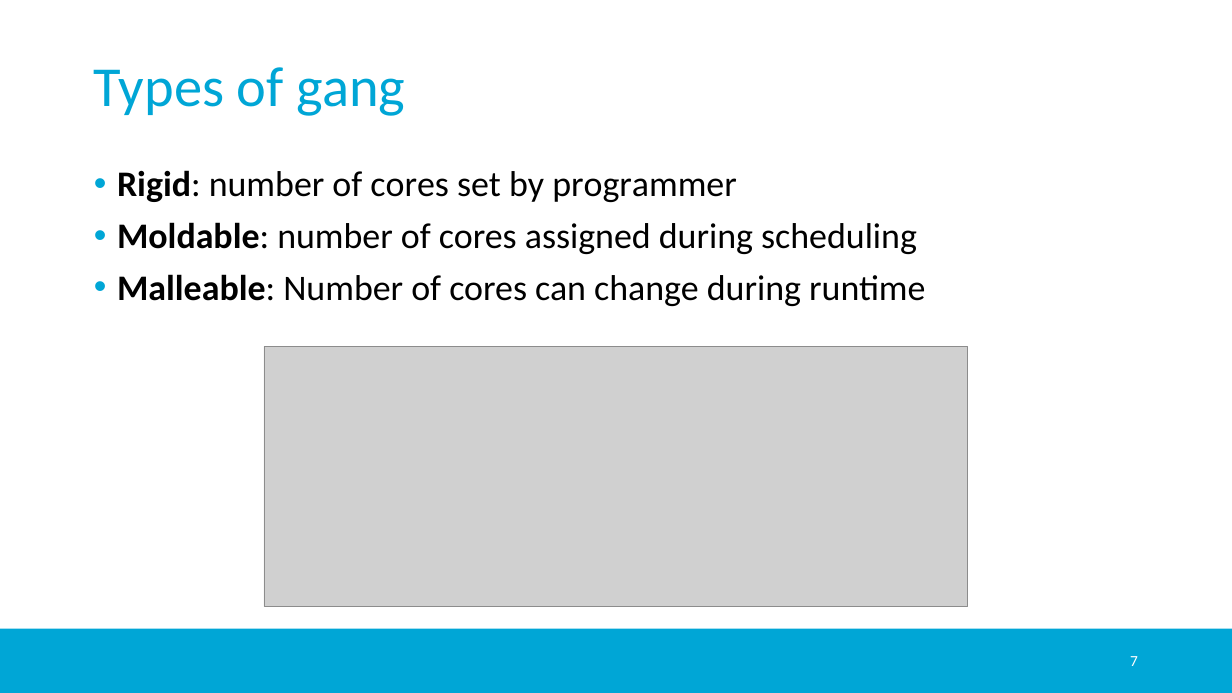
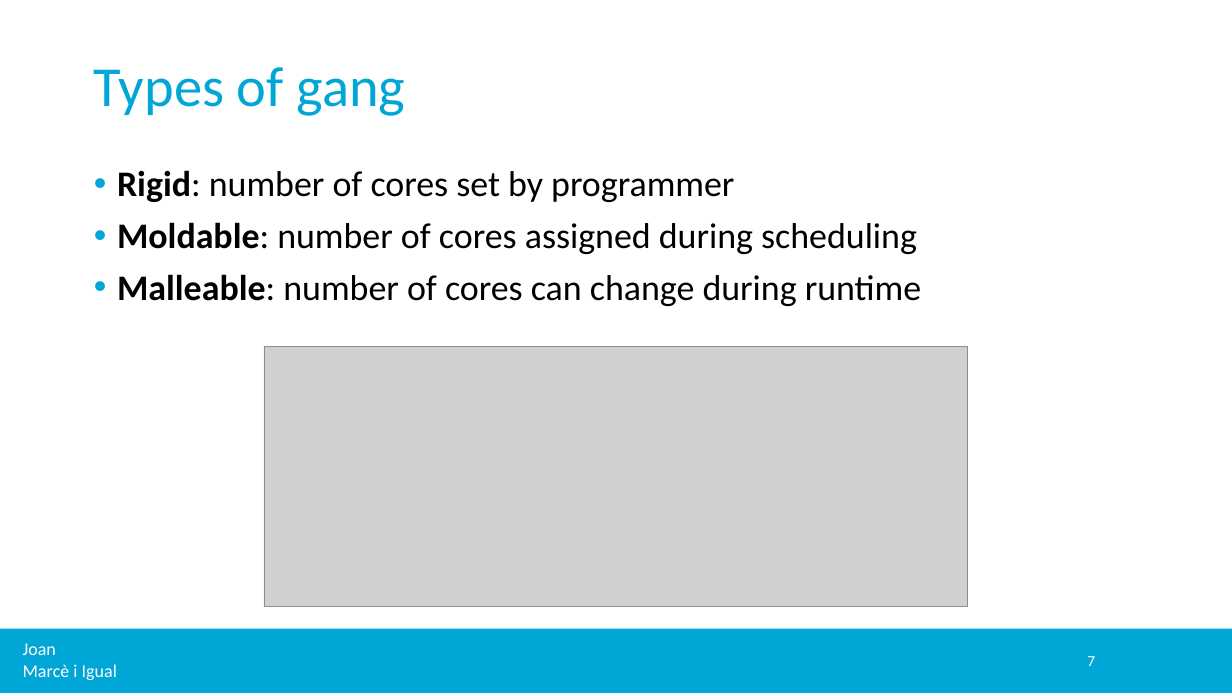
Before and after one commit to jmigual/APATeoria, a slide deck: slide 7 of Notes/TFM_presentations/2020_02_24_v2/2020_02_24_v2.pptx. Drawn at 1232x693 pixels with LibreOffice and Linux fonts; fonts in the diff are those of the drawing; grey boxes stand for pictures; background and template pictures are left out. Boxes give left, top, right and bottom in pixels: in the first picture for what was removed or moved away, otherwise in the second. Text is boxed around its words. In the diff, an @@ line names an element or a change of style, - is before the commit and + after.

```diff
--- a/Notes/TFM_presentations/2020_02_24_v2/2020_02_24_v2.pptx
+++ b/Notes/TFM_presentations/2020_02_24_v2/2020_02_24_v2.pptx
@@ text at (117, 274, 921, 306): text changed @@
-• Malleable: Number of cores can change during runtime
+• Malleable: number of cores can change during runtime
@@ text added at (23, 643, 117, 680), 14 pt, text #FFFFFF @@
+Joan
+Marcè i Igual
@@ page number: place and size @@
-page number at (1130, 656, 1138, 666)
+page number at (1087, 656, 1095, 666)
```
Also in this commit, not shown: 23 other slides changed, 9 other files.
